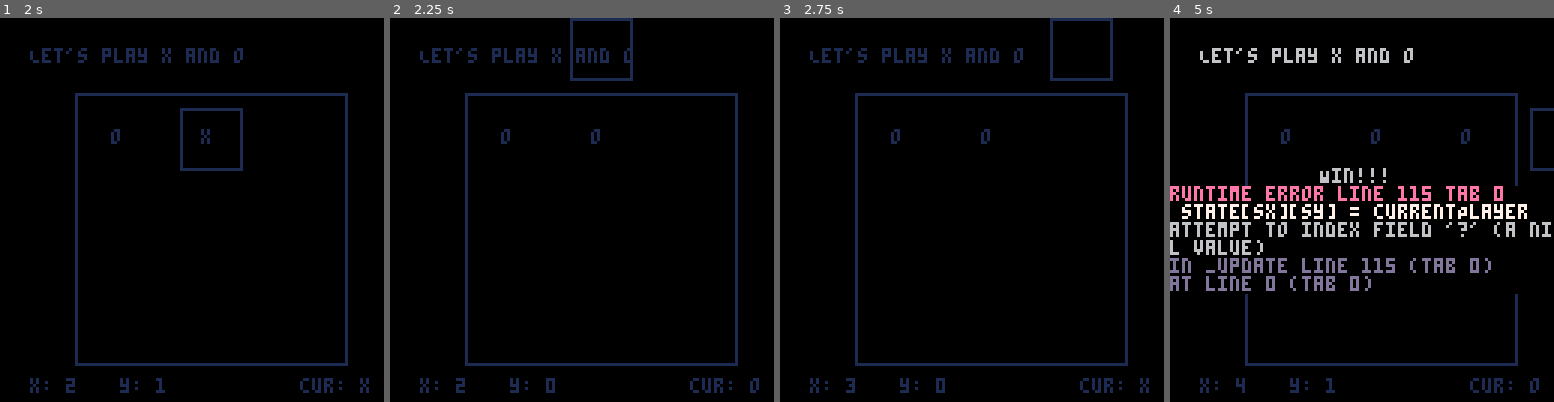
Above: before the commit, frames 1-4 (left to right).
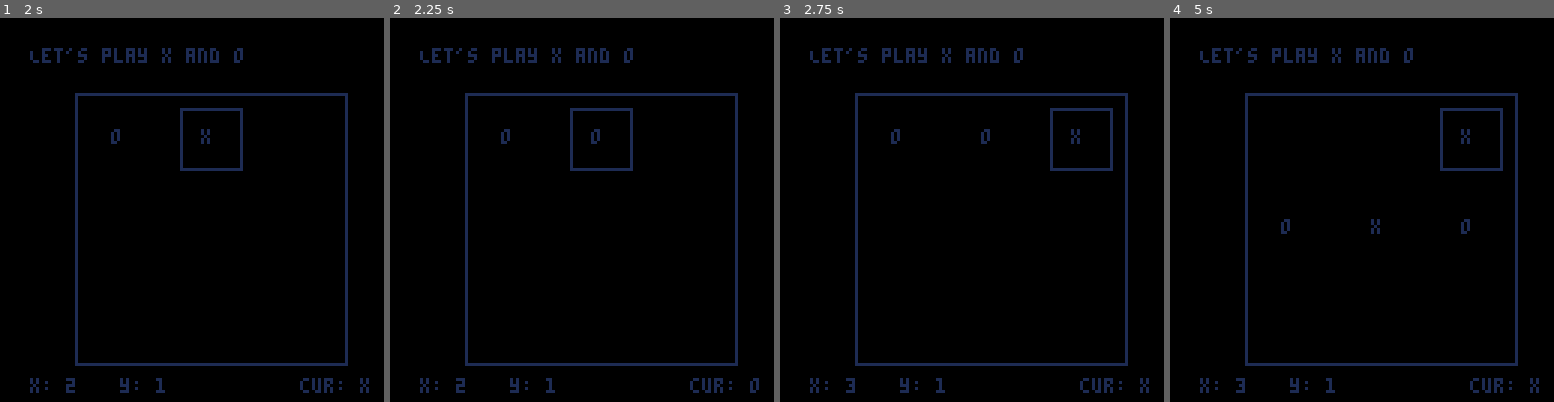
Above: after the commit, the same moments.

Repository: AdhirRamjiawan/pico8-x-and-o
Game: PICO-8 cartridge xo.p8
The game is run twice, just before and just after one commit, with the same random seed, the same clock (stepped at 60 frames per second) and the same inputs.
Inputs:
- Up to frame 1 (2 s): tap O (Z key) at 0.7, 1.7 s; hold Right from 1.6 s (still down)
- Up to frame 2 (2.25 s): release Right at 2.1 s; tap O (Z key) at 2.1 s; hold Up from 2.15 s (still down)
- Up to frame 3 (2.75 s): release Up at 2.42 s; hold Right from 2.47 s (still down); tap O (Z key) at 2.5 s
- Up to frame 4 (5 s): tap O (Z key) every 0.4 s from 2.9 to 4.9 s; release Right at 3.03 s; hold Left 3.08-3.58 s; hold Down 3.63-3.97 s; hold Right 4.02-4.68 s; hold Up from 4.73 s (still down)

Frame 1 is identical in both runs. In frame 2, 1.0% of the frame differs, in the area x 40-64%, y 0-97%; in frame 3, 1.1%; in frame 4, 9.0%, in the area x 0-100%, y 7-98%.
Error before the commit: runtime error line 115 tab 0; state[sx][sy] = currentPlayer; attempt to index field '?' (a nil value)

Commit message:
cleaned up a bit

Diff:
--- a/xo.p8
+++ b/xo.p8
@@ -10,6 +10,17 @@
 	{0,0,0},
 	{0,0,0}
 }
+
+function resetGame()
+  playerPosition = { x = 30, y =30, stateIndex = 1 }
+  currentPlayer = "x"
+  hasWon = false
+  state = {
+	{0,0,0},
+	{0,0,0},
+	{0,0,0}
+}
+end
 
 function checkWin()
 
@@ -93,16 +104,25 @@
 
 function _update()
   local movement = 30
-  if btnp(0) then
+
+  if hasWon then
+
+    if btnp(4) then
+	  resetGame()
+	end
+
+    return
+  end
+
+  if btnp(0) and playerPosition.x > 30 then
 	playerPosition.x -= movement
-  elseif btnp(1) then
+  elseif btnp(1) and playerPosition.x < 90 then
 	playerPosition.x += movement
-  elseif btnp(2) then
+  elseif btnp(2) and playerPosition.y > 30 then
 	playerPosition.y -= movement
-  elseif btnp(3) then
+  elseif btnp(3) and playerPosition.y < 90 then
 	playerPosition.y += movement
   end
-
 
   if btnp(4) then
     if (currentPlayer == "x") then
@@ -136,7 +156,8 @@
   drawPlayerPosition()
 
   if hasWon then
-    print("Win!!!", 50, 50, 6)
+    print(currentPlayer .. " wins!!!", 30, 50, 6)
+	print("press z to restart", 30, 60, 6)
   end
 end
 
